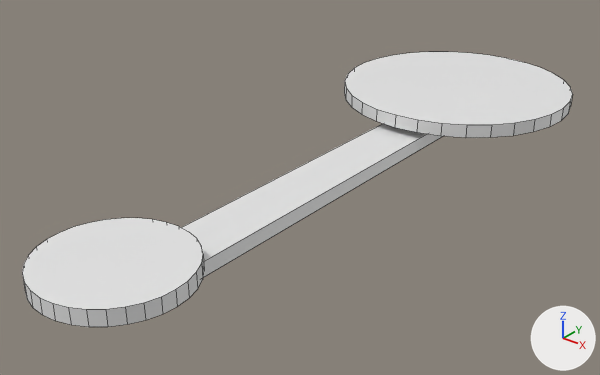
An edit to the OBJ model src/main/resources/models/pendulum.obj, drawn before and after from the same camera.
Both versions are drawn from a camera (50 mm lens) standing at (0.856, -0.642, 0.616) and looking at (-0.051, 0.492, -0.086). Every picture has the same lights, and +X, +Y and +Z are marked at lower right. The first picture is the older version. Mesh edges are drawn as thin lines. Where no turn or scale is listed for an object, it has been applied to the vertices.
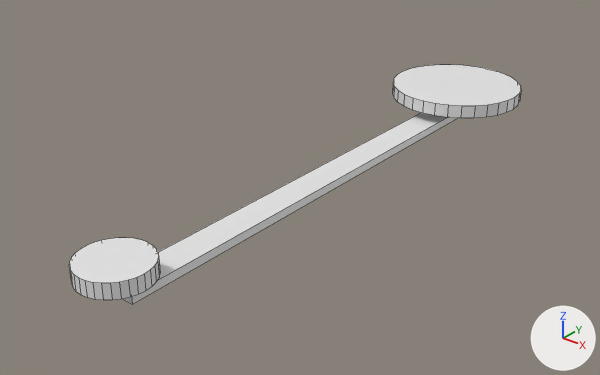
What the commit changed:
me_circle is used by ob_circle; location (0.0, 0.0, 0.0).
me_circle had 136 vertices, 74 faces and spanned x -0.255..0.255, y -0.127..1.255, z -0.07..0.0.
me_circle now has 136 vertices, 74 faces and spans x -0.144..0.144, y -0.064..1.144, z -0.065..0.0.
me_circle part 1: the loose piece of 64 vertices spanning x -0.127..0.127, y -0.127..0.127, z -0.028..0.0 is scaled about its middle by (0.499, 0.499, 1).
me_circle part 2: the loose piece of 8 vertices spanning x -0.052..0.052, y 0.0..1.0, z -0.07..-0.043 is scaled about its middle by (0.581, 1, 0.581).
me_circle part 3: the loose piece of 64 vertices spanning x -0.255..0.255, y 0.745..1.255, z -0.028..0.0 is scaled about its middle by (0.567, 0.567, 1).

Changed parts and their boxes [x1, y1, x2, y2] in the pictures (600 x 375 px; the box of a moved part takes in the faces that stretch with it):
'Circle', reshaped (18% narrower, 13% shorter): before [22, 52, 573, 327]; after [69, 65, 521, 304]
part 1 of me_circle, moved or reshaped: before [22, 218, 204, 327]; after [69, 238, 160, 300]
part 2 of me_circle, moved or reshaped: before [181, 124, 443, 277]; after [123, 112, 457, 304]
part 3 of me_circle, moved or reshaped: before [344, 52, 573, 138]; after [392, 65, 521, 118]
